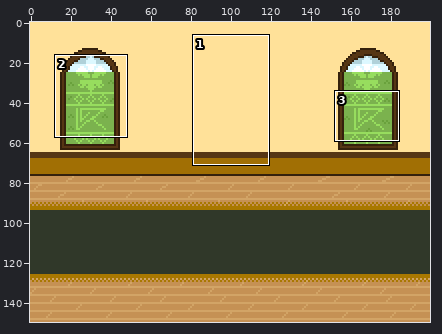
File history of a pixel-art file, images/aseSource/mainHallway.ase. Above, an overview of the earlier version with the close-up marked.
Close-up. As it was:
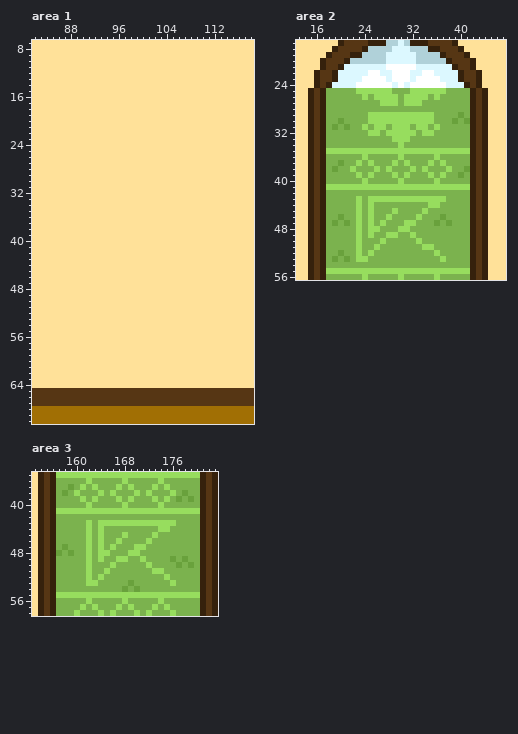
200x150 pixels, 1 frame. Colours within 5 levels of each other are drawn and written as one. Shown: area 1: x 82..118, y 7..70; area 2: x 13..47, y 17..56; area 3: x 153..183, y 35..58.
And afterwards:
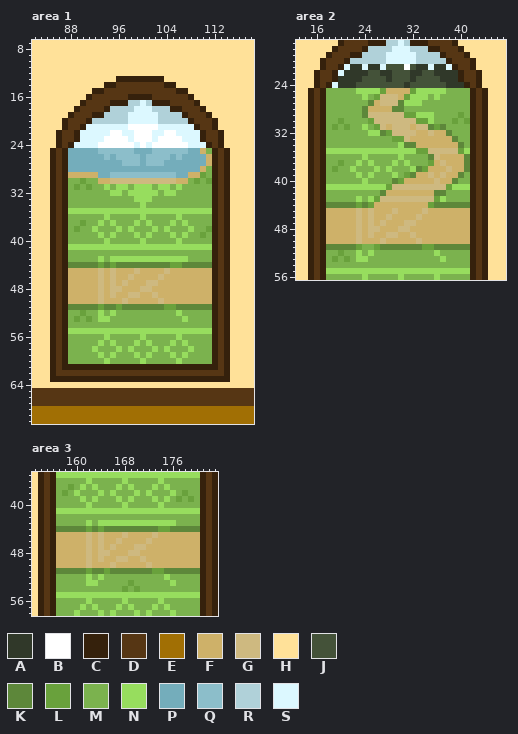
Palette (. is transparent): A #303829  B #ffffff  C #35210c  D #563614  E #a16f04  F #ceb169  G #ceb980  H #ffe199  J #445239  K #5d873a  L #69a13c  M #7bb24e  N #97dd5e  P #74adbb  Q #8cbeca  R #b0d1d9  S #dcf8ff
Difference:
layer "Main" added
layer "In Windows" added
layer "Layer" removed
Changed rows in their new state; - is an unchanged pixel.
Area 1, layers "In Windows", "Main":
first column x 85:
13 -----------CCCCCCCC-----------
14 ---------CCDDDDDDDDCC---------
15 -------CCDDDDDDDDDDDDCC-------
16 ------CDDDDDDCCCCDDDDDDC------
17 -----CDDDDCCCRRSRCCCDDDDC-----
18 ----CDDDDCRRRRSSSRRRCCDDDC----
19 ---CDDDCCRRRRSSSSSRRRRCDDDC---
20 --CDDDCRRRRRRSSSSSRRRRRCDDDC--
21 --CDDCSSSSSSSBBBBBSSSSSSCDDC--
22 -CDDCSSSSSBBSSBBBSSBBSSSSCDDC-
23 -CDDCSSSSBBBBSBBBSBBBBSSSCDDC-
24 -CDCSSSSBBBBBBSBSBBBBBBSSSCDC-
25 CDCPPPPPQQQQQQPPPQQQQQQPPFMCDC
26 CDCPPPPPPQPQQQQPQQQQPQPPPPFCDC
27 CDCPPPPPPPPPQQQPQQQPPPPPPPFCDC
28 CDCPPPPPPPPPPPPPPPPPPPPPPFMCDC
29 CDCFFFFFPPQQQQQQQQQQQPPFFLMCDC
30 CDCMMLMMFFGGGGGGGGGGGFFMLMLCDC
31 CDCMLMLMMNMNNMNNNMNNMNMMMMMCDC
32 CDCMMMMMMMNNMNNNNNMNNMMMMMMCDC
33 CDCMMMMMMMMMMMNNNMMMMMMMMMMCDC
34 CDCMMMMMMMMMMMMNMMMMMMMMMMMCDC
35 CDCNNNNNNNNNNNNNNNNNNNNNNNNCDC
36 CDCMMMMMMNMMMMMNMMMMMNMMMMMCDC
37 CDCMMLMMNMNMMMNMNMMMNMNMMMMCDC
38 CDCMLMMNMMMNMNMMMNMNMMMNMMLCDC
39 CDCMMMMMNMNMMMNMNMMMNMNMMLMCDC
40 CDCMMMMMMNMMMMMNMMMMMNMMMMMCDC
41 CDCNNNNNNNNNNNNNNNNNNNNNNNNCDC
42 CDCMMMMMMMMMMMMMMMMMMMMMMMMCDC
43 CDCMMMMMNMNNNNNNNNNNNNNMMMMCDC
44 CDCKKKKKLKLKKKKKKKKKLLKKKKKCDC
45 CDCFFFFFGFGFFFGFFFFGFFFFFFFCDC
46 CDCFFFFFGFGFFGFFFFGFFFFFFFFCDC
47 CDCFFFFFGFGFGFFFGGFFFFFFFFFCDC
48 CDCFFFFFGFGGFFFGGFFFFFFFFFFCDC
49 CDCFFFFFGFGFFGGFFGFFFFFFFFFCDC
50 CDCFFFFFGFFFGFFFFFGFFFFFFFFCDC
51 CDCKKKKKLKKLKKKKKKKLLKKKKKKCDC
52 CDCMMLMMNMNMMMMMMMMMMNMMMMMCDC
53 CDCMLMLMNNMMMMMMMMMMMMNMMMMCDC
54 CDCMMMMMMMMMMMMMMMMMMMMMMMMCDC
55 CDCNNNNNNNNNNNNNNNNNNNNNNNNCDC
56 CDCMMMMMMNMMMMMNMMMMMNMMMMMCDC
57 CDCMMMMMNMNMMMNMNMMMNMNMMMMCDC
58 CDCMMMMNMMMNMNMMMNMNMMMNMMMCDC
59 CDCMMMMMNMNMMMNMNMMMNMNMMMMCDC
60 CDCMMMMMMNMMMMMNMMMMMNMMMMMCDC
61 CDCCCCCCCCCCCCCCCCCCCCCCCCCCDC
62 CDDDDDDDDDDDDDDDDDDDDDDDDDDDDC
63 CCCCCCCCCCCCCCCCCCCCCCCCCCCCCC
Area 2, layer "In Windows":
first column x 18:
21 ----AA-AA-JJJ-JAA-AA----
22 ---AAAAJJAAJJJAAJJAAAA--
23 --AAAAJJJJAJJJAJJJJAAA--
24 --AAAJJJJJJJJAJJJJJJAAA-
25 ---------LFFFFL---------
26 --------LGGGFL----------
27 -------KFGGGK-----------
28 ------KFFFFKK-----------
29 ------KGGGGGGLL---------
30 -------LGGGGGGGLL-------
31 --------LGFGGGFGGKLK----
32 ---------KLGGGGFFGFFK---
33 -----------LLGFFFFFFFK--
34 -------------KKFFFFFFFK-
35 ---------------LLGGGGGL-
36 -----------------KGFFFFK
37 -----------------LFGFFFK
38 ---------------KLFFFGFFK
39 -------------LKFFGFGFFK-
40 -----------KLFFFFFGFFK--
41 ----------LGGGGGGGGGL---
42 ---------KFFFFFFFFKK----
43 --------LGGGGGGGGGL-----
44 KKKKKLKLFFFFFFFFFLKKKKKK
45 FFFFFGFGFFFGFFFFGFFFFFFF
46 FFFFFGFGFFGFFFFGFFFFFFFF
47 FFFFFGFGFGFFFGGFFFFFFFFF
48 FFFFFGFGGFFFGGFFFFFFFFFF
49 FFFFFGFGFFGGFFGFFFFFFFFF
50 FFFFFGFFFGFFFFFGFFFFFFFF
51 KKKKKL--LKKKKKKKLLKKKKKK
Area 3, layer "In Windows":
first column x 157:
44 KKKKKLKLKKKKKKKKKLLKKKKK
45 FFFFFGFGFFFGFFFFGFFFFFFF
46 FFFFFGFGFFGFFFFGFFFFFFFF
47 FFFFFGFGFGFFFGGFFFFFFFFF
48 FFFFFGFGGFFFGGFFFFFFFFFF
49 FFFFFGFGFFGGFFGFFFFFFFFF
50 FFFFFGFFFGFFFFFGFFFFFFFF
51 KKKKKLKKLKKKKKKKLLKKKKKK
